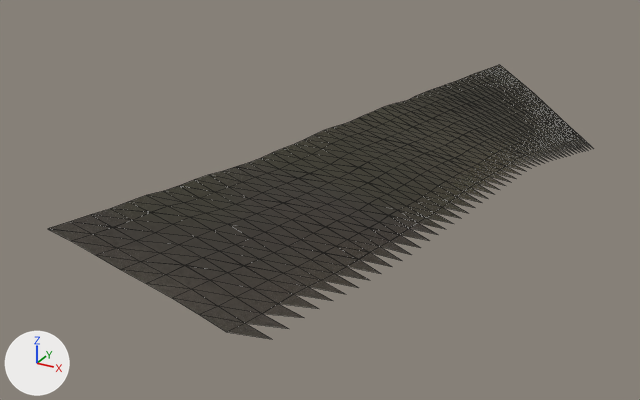
Renders of the glTF model eloria-assets/maps/continent-v2/saltsound/client/chunks/03_10/world.glb from each side of a commit.
The view is the same before and after, from a 50 mm camera at (-558.8, -45.7, 90.7) aimed at (-601.7, 32.3, 51.7). Lighting does not change. The marker at lower left points along +X, +Y and +Z. The first picture is the older version. Mesh edges are drawn as thin lines. Where no turn or scale is listed for an object, it has been applied to the vertices. Vertices at exactly the same position are counted once.

Names of what the first picture shows: 'AuthoredGround_saltsoundBase_saltsound_03_10'.
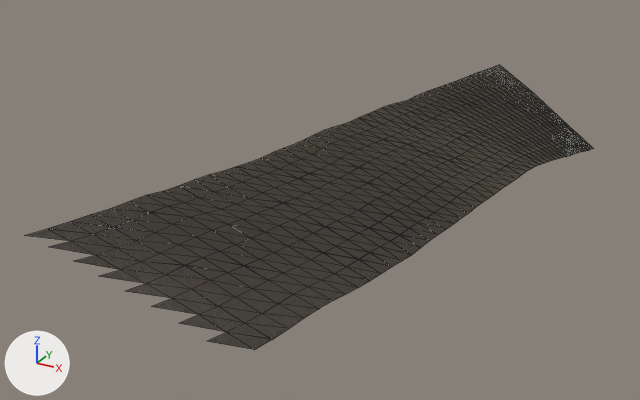
What differs and where, as boxes (x1, y1, x2, y2) in the pictures (640 x 400 px):
'AuthoredGround_saltsoundBase_saltsound_03_10', reshaped
    before: (49, 65, 590, 339)
    after: (25, 66, 593, 350)
part 1 of me_authoredground_saltsoundbase_saltsound_03_10, built on
    before: (497, 65, 590, 146)
    after: (25, 138, 593, 350)

What the commit changed:
me_authoredground_saltsoundbase_saltsound_03_10 is used by ob_authoredground_saltsoundbase_saltsound_03_10; location (-2059.0, 6521.0, 0.0).
me_authoredground_saltsoundbase_saltsound_03_10 had 440 vertices, 720 faces and spanned x 1459.0..1475.0, y -6529.0..-6433.0, z 42.8..65.5.
me_authoredground_saltsoundbase_saltsound_03_10 now has 448 vertices, 768 faces and spans x 1459.0..1475.0, y -6531.0..-6433.0, z 42.8..65.9.
Part 1, on me_authoredground_saltsoundbase_saltsound_03_10:
1 vertex is removed from x 1459.0, y -6433.0, z 54.0.
8 faces are deleted.
2 vertices are added at (1465.0, -6531.0, 64.5), (1473.0, -6531.0, 62.3).
7 new vertices lie (0.0, -2.0, 0.4) away from vertices in x 1459.0..1475.0, y -6529.0..-6527.0, z 60.8..65.5.
56 new faces join them.
